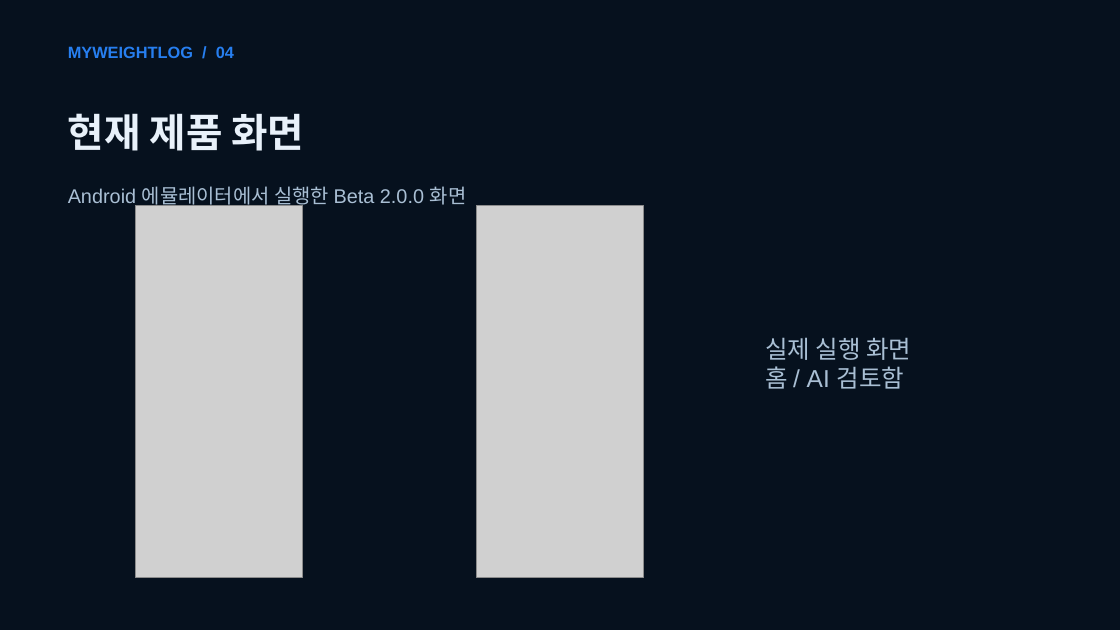
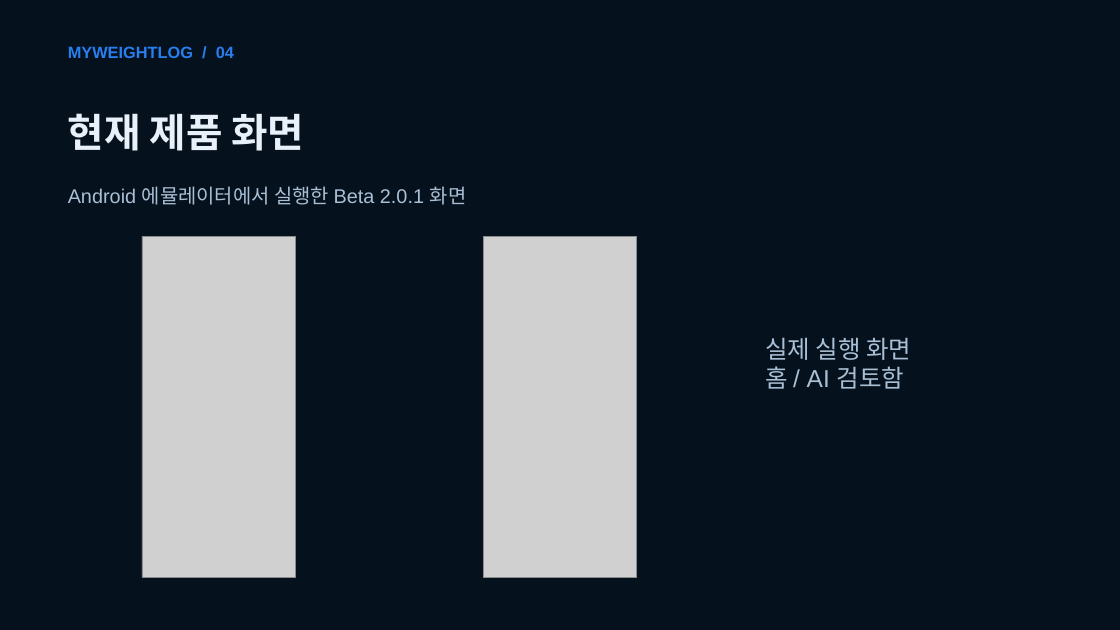
Before and after one commit to studiohooje/MyWeightLog, a slide deck: slide 4 of MWL_Beta_2_0_Business_Plan.pptx. Drawn at 1120x630 pixels with LibreOffice and Linux fonts; fonts in the diff are those of the drawing; grey boxes stand for pictures. Boxes give left, top, right and bottom in pixels: in the first picture for what was removed or moved away, otherwise in the second. Text is boxed around its words. In the diff, an @@ line names an element or a change of style, - is before the commit and + after.

Commit message:
Release MWL Beta 2.0.1 review and machine photo fixes

```diff
--- a/MWL_Beta_2_0_Business_Plan.pptx
+++ b/MWL_Beta_2_0_Business_Plan.pptx
@@ text at [68, 186, 467, 205]: text changed @@
-Android 에뮬레이터에서 실행한 Beta 2.0.0 화면
+Android 에뮬레이터에서 실행한 Beta 2.0.1 화면
@@ picture: place and size @@
-picture at [135, 206, 302, 578]
+picture at [142, 236, 296, 577]
@@ picture: place and size @@
-picture at [476, 206, 644, 578]
+picture at [483, 236, 637, 577]
```
Also in this commit, not shown: 1 other slide changed, 2 slides added, 37 other files.
